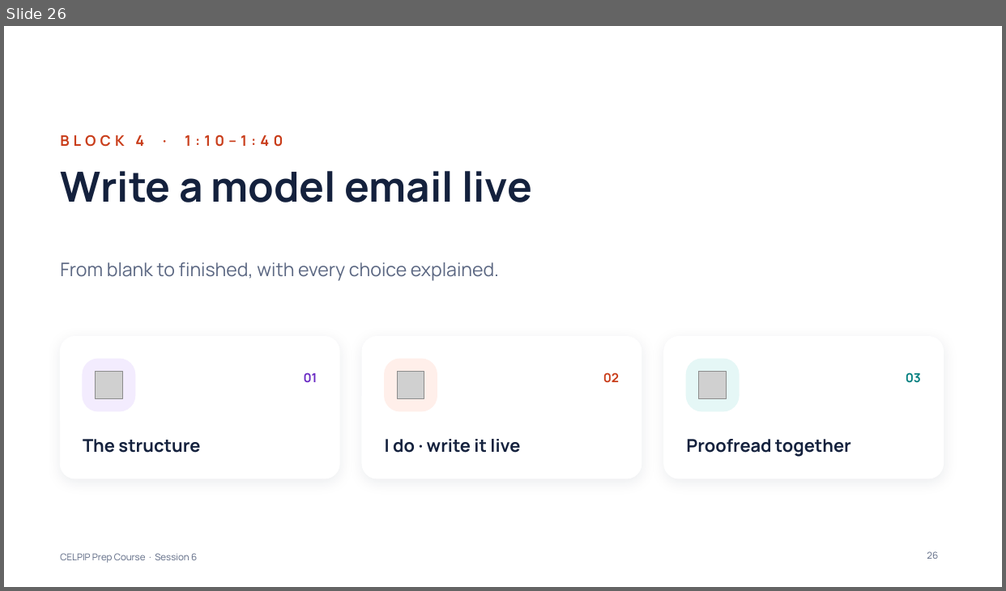
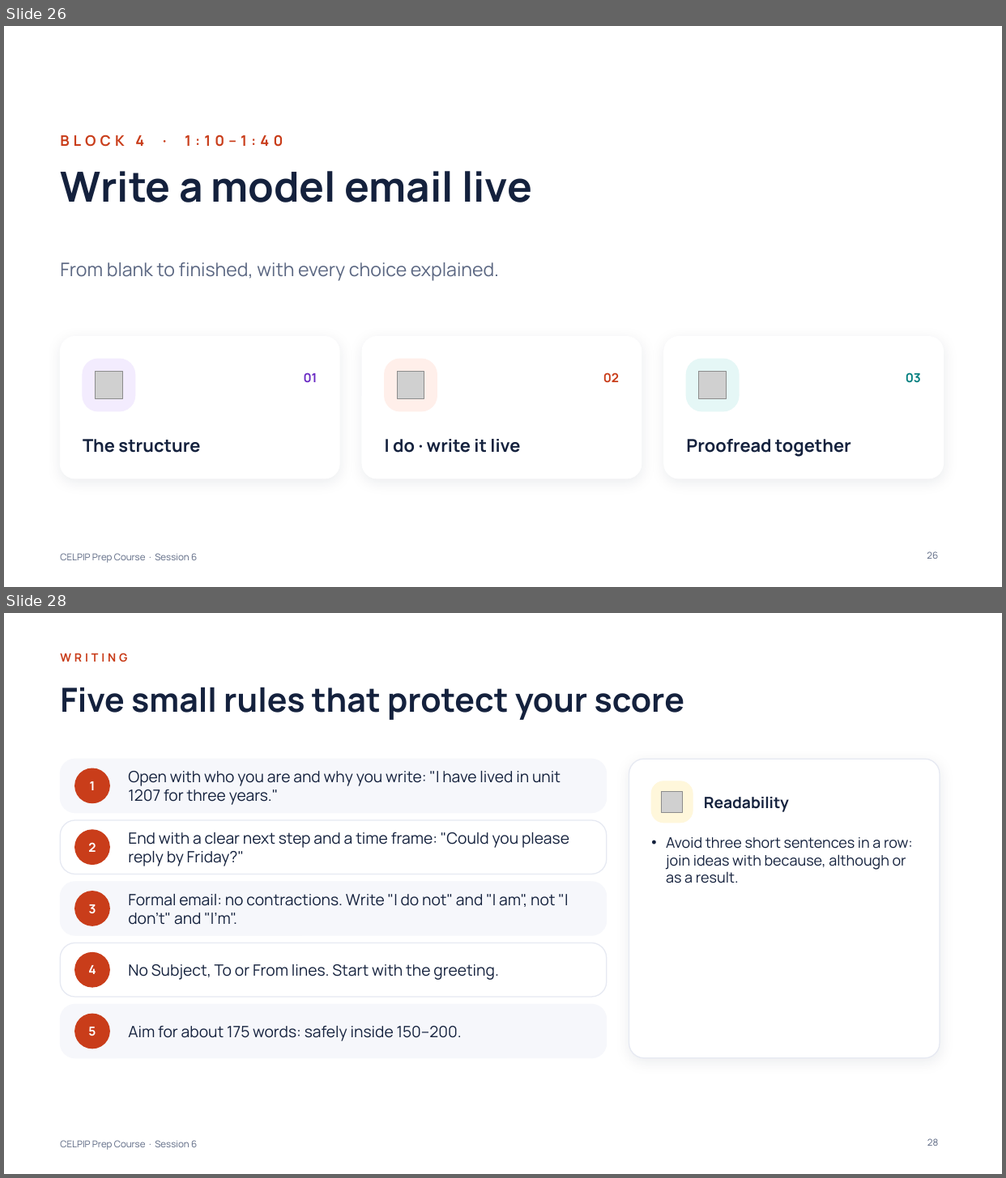
Before and after one commit to learnovateqa/The_English_Academy_CELPIP, a slide deck: decks/session-06.pptx. Shown one above the other, each under a label of ours: slide 26 before the commit, slides 26 and 28 after it; the slides between them are not shown. The pictures are 1006x591 and 1006x1178 pixels, drawn with LibreOffice and Linux fonts; fonts in the diff are those of the drawing; grey boxes stand for pictures; background and template pictures are left out. Boxes give left, top, right and bottom in pixels: in the first picture for what was removed or moved away, otherwise in the second. Text is boxed around its words. In the diff, an @@ line names an element or a change of style, - is before the commit and + after.

```diff
--- a/decks/session-06.pptx
+++ b/decks/session-06.pptx
@@ slide 28 added at [4,613,1002,1174], background #FFFFFF; not listed: 1 template element that a slide beside it also shows @@
@@ text added at [60,653,127,662], 11 pt, text #C93D1A, bold @@
+WRITING
@@ title added at [60,687,684,720], 32 pt, text #14213D, bold @@
+Five small rules that protect your score
@@ rounded rectangle added at [60,759,607,813], fill #F6F7FB, outline #F6F7FB 0.75 pt @@
@@ ellipse added at [75,769,109,803], fill #C93D1A, outline #C93D1A 1 pt @@
@@ text added at [90,781,96,790], 12 pt, text #FFFFFF, bold @@
+1
@@ text added at [128,771,560,805], 15 pt, text #14213D @@
+Open with who you are and why you write: "I have lived in unit 1207 for three years."
@@ rounded rectangle added at [629,759,940,1059], fill #FFFFFF, outline #E6E9F2 1 pt @@
@@ rounded rectangle added at [651,781,692,823], fill #FFF7DB, outline #FFF7DB 1 pt @@
@@ picture added at [661,791,683,813] @@
@@ text added at [704,797,789,812], 15 pt, text #14213D, bold @@
+Readability
@@ rounded rectangle added at [60,820,607,875], fill #FFFFFF, outline #E6E9F2 1 pt @@
@@ ellipse added at [75,830,109,865], fill #C93D1A, outline #C93D1A 1 pt @@
@@ text added at [88,842,96,852], 12 pt, text #FFFFFF, bold @@
+2
@@ text added at [128,833,569,867], 15 pt, text #14213D @@
+End with a clear next step and a time frame: "Could you please reply by Friday?"
@@ text added at [666,837,913,884], 14 pt, text #14213D @@
+• Avoid three short sentences in a row: join ideas with because, although or as a result.
@@ rounded rectangle added at [60,882,607,935], fill #F6F7FB, outline #F6F7FB 0.75 pt @@
@@ ellipse added at [75,892,109,926], fill #C93D1A, outline #C93D1A 1 pt @@
@@ text added at [128,894,568,925], 15 pt, text #14213D @@
+Formal email: no contractions. Write "I do not" and "I am", not "I don’t" and "I’m".
@@ text added at [89,905,96,914], 12 pt, text #FFFFFF, bold @@
+3
@@ rounded rectangle added at [60,943,607,997], fill #FFFFFF, outline #E6E9F2 1 pt @@
@@ ellipse added at [75,953,109,987], fill #C93D1A, outline #C93D1A 1 pt @@
@@ text added at [88,965,96,974], 12 pt, text #FFFFFF, bold @@
+4
@@ text added at [128,965,498,980], 15 pt, text #14213D @@
+No Subject, To or From lines. Start with the greeting.
@@ rounded rectangle added at [60,1004,607,1059], fill #F6F7FB, outline #F6F7FB 0.75 pt @@
@@ ellipse added at [75,1014,109,1049], fill #C93D1A, outline #C93D1A 1 pt @@
@@ text added at [88,1027,96,1037], 12 pt, text #FFFFFF, bold @@
+5
@@ text added at [128,1026,462,1041], 15 pt, text #14213D @@
+Aim for about 175 words: safely inside 150–200.
@@ page number added at [927,1139,938,1146], 9 pt, text #5B6782 @@
+28
```
Also in this commit, not shown: 4 slides changed, 2 other files.
